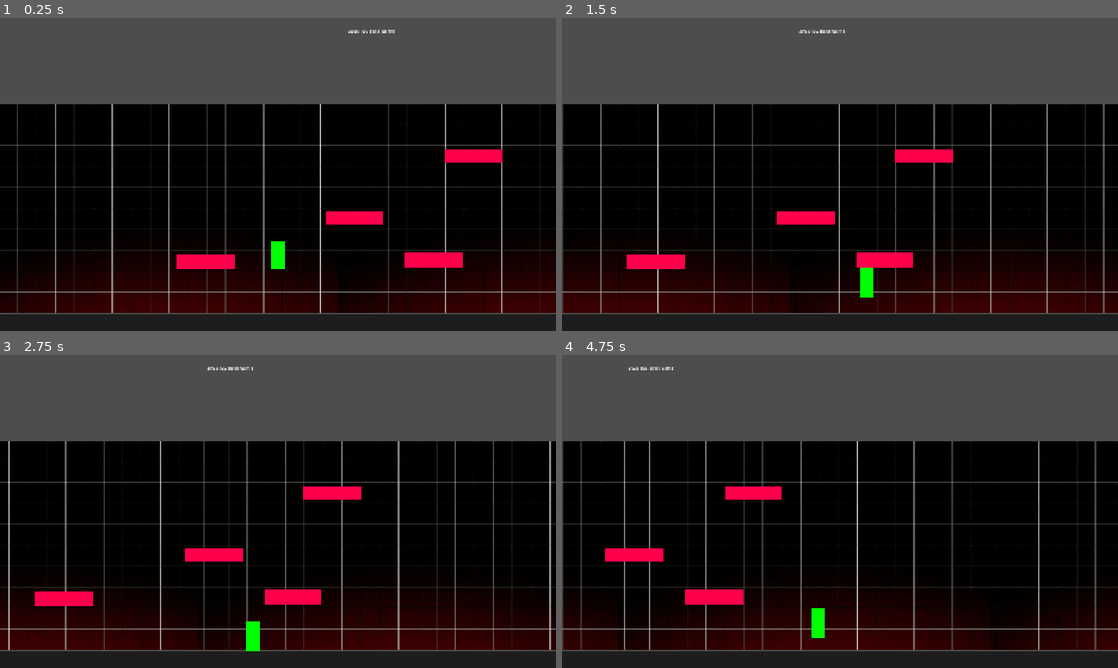
Above: before the commit, frames 1-4 (two rows, left to right).
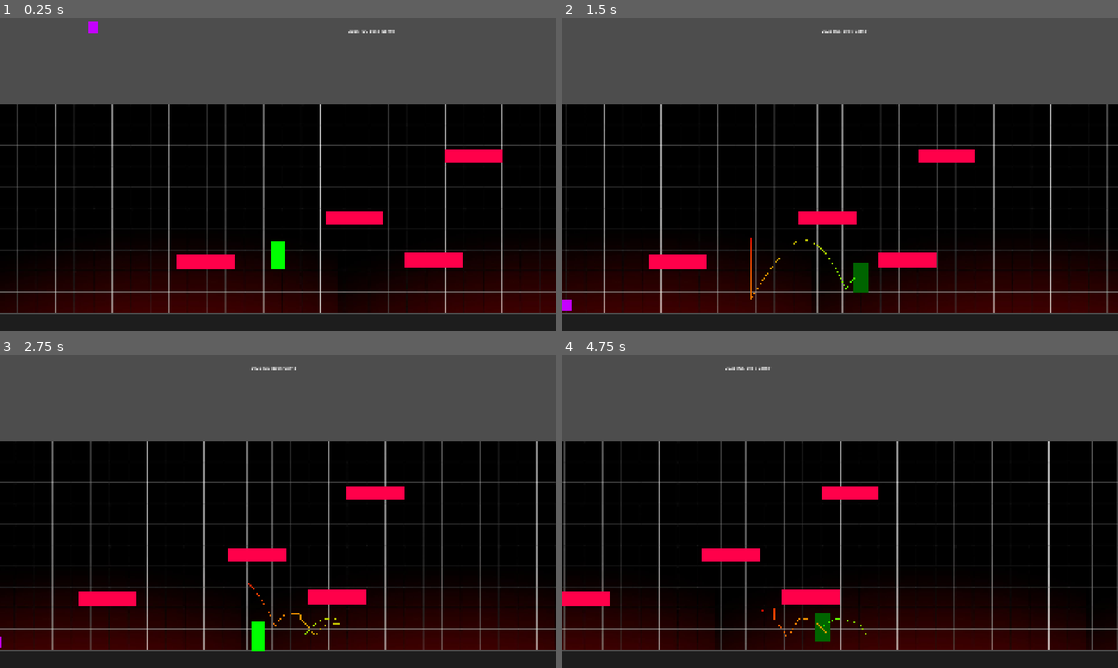
Above: after the commit, the same moments.

Repository: cmoll24/2025_IGC_Vela_Spark
Game: Godot game, scene res://src/main/main.tscn
The game is run twice, just before and just after one commit, with the same random seed, the same clock (stepped at 60 frames per second) and the same inputs.
Inputs:
- Up to frame 1 (0.25 s): no input
- Up to frame 2 (1.5 s): hold Z (jump) 0.53-1.28 s; hold Right (move_right) from 0.53 s (still down); tap Z (jump) at 1.35 s
- Up to frame 3 (2.75 s): tap Z (jump) at 1.52, 1.82 s; release Right (move_right) at 2.03 s; hold Left (move_left) from 2.03 s (still down); hold Z (jump) from 2.03 s (still down)
- Up to frame 4 (4.75 s): release Left (move_left) at 2.78 s; release Z (jump) at 2.78 s; hold Right (move_right) 2.78-4.28 s; tap Z (jump) at 2.85, 3.02, 3.32, 4.35, 4.52 s; hold Z (jump) 3.53-4.28 s; hold Left (move_left) from 4.28 s (still down)

The runs differ from the first frame. In frame 1, less than 0.1% of the frame differs, in the area x 15-18%, y 1-5%; in frame 2, 7.2%; in frame 3, 8.0%; in frame 4, 9.7%, in the area x 0-100%, y 3-95%.

Commit message:
Added basic enemy + tweaked jump

Diff:
--- a/2025-igc-boss/project.godot
+++ b/2025-igc-boss/project.godot
@@ -45,6 +45,12 @@
 ]
 }
 
+[layer_names]
+
+2d_physics/layer_1="Ground"
+2d_physics/layer_2="Player"
+2d_physics/layer_3="Enemy"
+
 [rendering]
 
 renderer/rendering_method="gl_compatibility"
--- /dev/null
+++ b/2025-igc-boss/src/enemies/enemy.tscn
@@ -0,0 +1,20 @@
+[gd_scene load_steps=3 format=3 uid="uid://3m5kpxpyc6v2"]
+
+[ext_resource type="Script" uid="uid://bpjivc4vwqh3k" path="res://src/enemies/enemy_controller.gd" id="1_a8hw6"]
+
+[sub_resource type="CircleShape2D" id="CircleShape2D_jg4ye"]
+radius = 30.0
+
+[node name="Enemy" type="CharacterBody2D"]
+collision_layer = 4
+script = ExtResource("1_a8hw6")
+
+[node name="CollisionShape2D" type="CollisionShape2D" parent="."]
+shape = SubResource("CircleShape2D_jg4ye")
+
+[node name="ColorRect" type="ColorRect" parent="."]
+offset_left = -20.0
+offset_top = -20.0
+offset_right = 20.0
+offset_bottom = 20.0
+color = Color(0.76862746, 0, 1, 1)
--- /dev/null
+++ b/2025-igc-boss/src/enemies/enemy_controller.gd
@@ -0,0 +1,10 @@
+class_name Enemy
+extends CharacterBody2D
+
+@export var GRAVITY : float = 1000.0
+
+func _physics_process(delta: float) -> void:
+
+	velocity.y += GRAVITY * delta
+
+	move_and_slide()
--- a/2025-igc-boss/src/levels/level1.tscn
+++ b/2025-igc-boss/src/levels/level1.tscn
@@ -1,9 +1,10 @@
-[gd_scene load_steps=9 format=3 uid="uid://k2nblcpnt072"]
+[gd_scene load_steps=10 format=3 uid="uid://k2nblcpnt072"]
 
 [ext_resource type="Texture2D" uid="uid://dgxkgog6itxut" path="res://assets/debug/debug_background.jpg" id="1_3o7sa"]
 [ext_resource type="Script" uid="uid://c5lrvtf7k18k6" path="res://src/levels/level_1.gd" id="1_ih7hf"]
 [ext_resource type="PackedScene" uid="uid://c6m2t238knjov" path="res://src/player/player.tscn" id="1_wyrbo"]
 [ext_resource type="PackedScene" uid="uid://bcib60i58xv64" path="res://src/obstacles/platforms/platform.tscn" id="3_ay5hh"]
+[ext_resource type="PackedScene" uid="uid://3m5kpxpyc6v2" path="res://src/enemies/enemy.tscn" id="4_ghtb1"]
 
 [sub_resource type="RectangleShape2D" id="RectangleShape2D_3o7sa"]
 size = Vector2(4976, 100)
@@ -35,6 +36,10 @@
 [node name="Camera2D" type="Camera2D" parent="Player"]
 limit_bottom = 1080
 position_smoothing_enabled = true
+
+[node name="Enemies" type="Node2D" parent="."]
+
+[node name="Enemy" parent="Enemies" instance=ExtResource("4_ghtb1")]
 
 [node name="Ground" type="StaticBody2D" parent="."]
 position = Vector2(0, 1072)
@@ -83,7 +88,6 @@
 position = Vector2(1313, 476)
 
 [node name="Line2D" type="Line2D" parent="."]
-visible = false
 width = 2.0
 default_color = Color(1, 0, 1, 1)
 gradient = SubResource("Gradient_ghtb1")
--- a/2025-igc-boss/src/player/player.tscn
+++ b/2025-igc-boss/src/player/player.tscn
@@ -27,8 +27,8 @@
 }
 
 [node name="Player" type="CharacterBody2D"]
+collision_layer = 2
 script = ExtResource("1_4anbu")
-MAX_AIR_JUMP_AMOUNT = 0
 
 [node name="Sprite2D" type="Sprite2D" parent="."]
 
--- a/2025-igc-boss/src/player/player_controller.gd
+++ b/2025-igc-boss/src/player/player_controller.gd
@@ -4,15 +4,16 @@
 @onready var coyote_timer = $CoyoteTime
 
 @export_category("Movement variables")
-@export var MOVE_SPEED : float = 500.0
+@export var MOVE_SPEED : float = 400.0
 @export var H_DECELERATION : float = 10
 @export var GRAVITY : float = 1000.0
 @export var MAX_FALL_SPEED : float = 50.0
 
 @export_category("Jump variables")
-@export var JUMP_SPEED : float = 800.0
+@export var JUMP_SPEED : float = 700.0
 @export var MAX_AIR_JUMP_AMOUNT : int = 1
 var air_jump_amount : int = MAX_AIR_JUMP_AMOUNT
+@export var JUMP_PEAK_RANGE : float = 20.0
 
 var move_input = Vector2.ZERO
 var current_gravity = GRAVITY
@@ -21,7 +22,7 @@
 var is_touching_floor = false
 
 func _physics_process(delta: float) -> void:
-	if velocity.y < 20 and velocity.y > -20 and not is_on_floor():
+	if velocity.y < JUMP_PEAK_RANGE and velocity.y > -JUMP_PEAK_RANGE and not is_on_floor():
 		current_gravity = GRAVITY / 2
 	elif velocity.y > 0:
 		current_gravity = GRAVITY * 2.5
@@ -31,6 +32,8 @@
 	velocity.y += min(current_gravity * delta, MAX_FALL_SPEED)
 	horizontal_movement(delta)
 	jump(delta)
+
+	debug_animation()
 
 	move_and_slide()
 
@@ -61,13 +64,19 @@
 		if air_jump_amount > 0:
 			if is_jump_just_pressed():
 				air_jump_amount -= 1
-				velocity.y = -JUMP_SPEED
+				velocity.y = -JUMP_SPEED * 0.8
 
 	if not is_on_floor() and Input.is_action_just_released("jump") and velocity.y < 0: #add extra gravity
 		#velocity.y = 0
 		velocity.y = lerp(velocity.y, 0.0, 0.8)
 		#velocity.y = lerp(velocity.y, GRAVITY, 0.2)
 		#velocity.y *= 0.3
+
+func debug_animation():
+	if air_jump_amount == 1:
+		$ColorRect.color = Color.GREEN
+	elif air_jump_amount == 0:
+		$ColorRect.color = Color.DARK_GREEN
 
 func is_jump_just_pressed():
 	if not jump_grace_timer.is_stopped():
Not shown, added: 2025-igc-boss/src/enemies/enemy_controller.gd.uid
